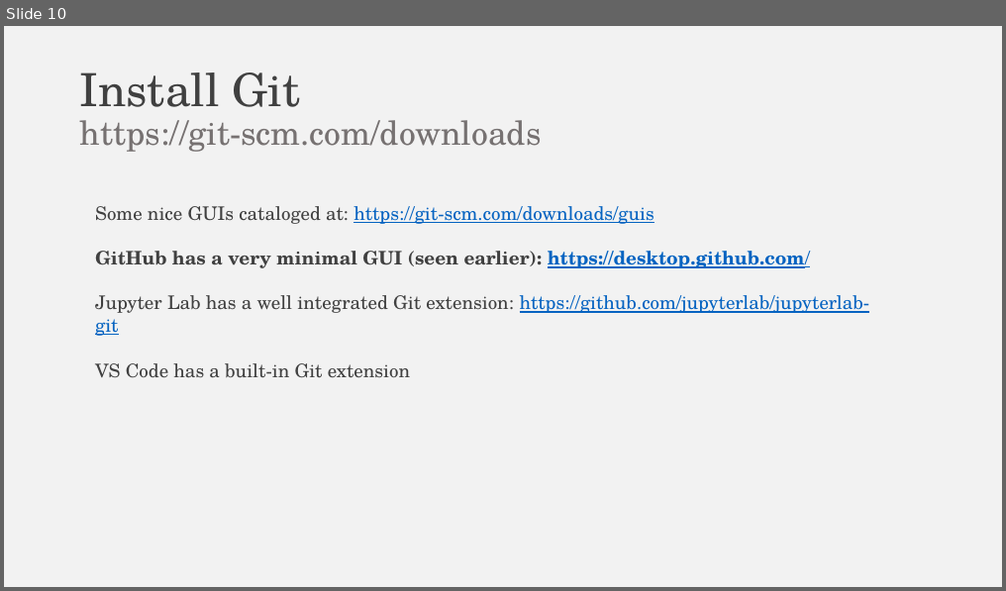
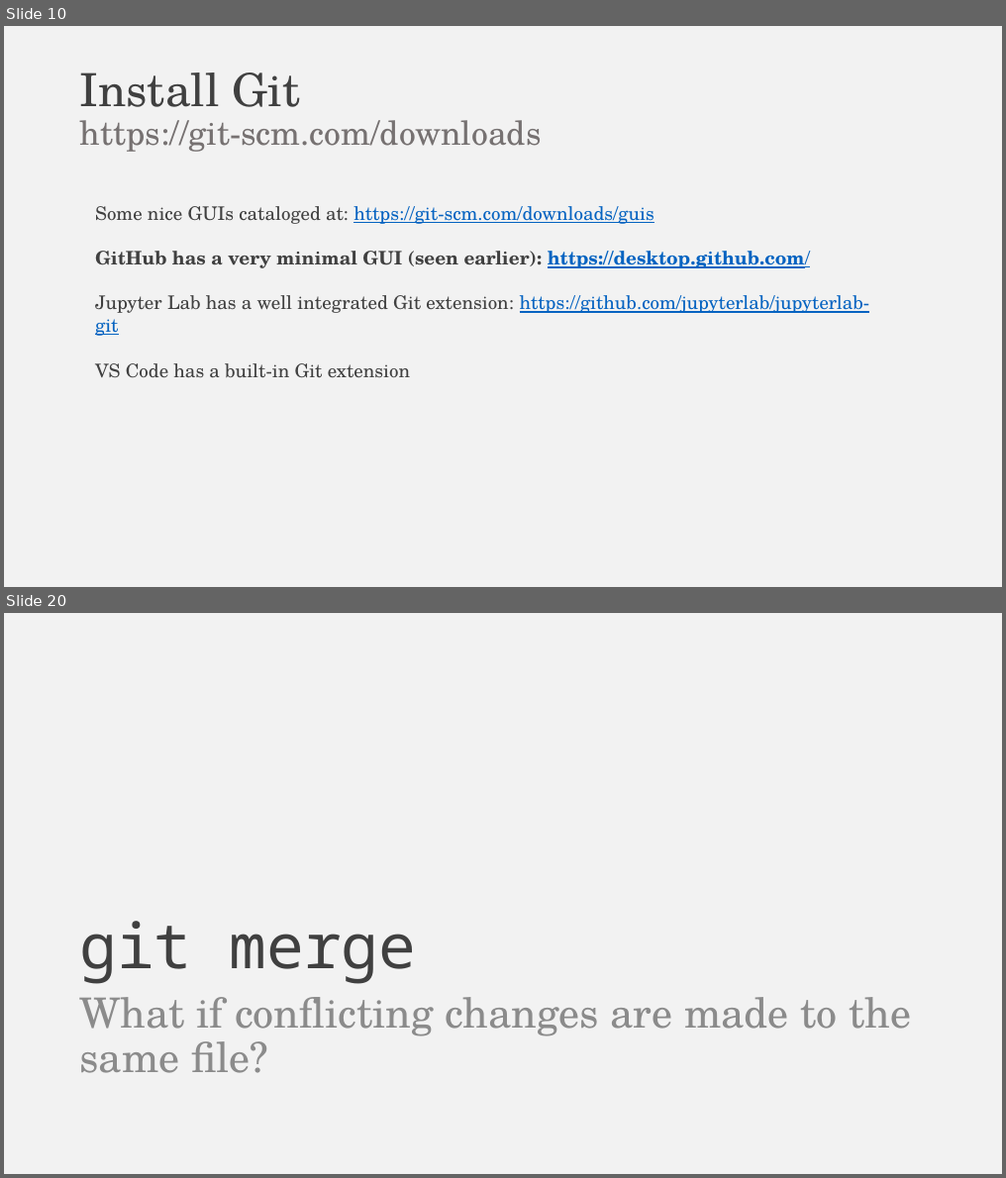
Before and after one commit to falconair/ProgrammingForAnalytics, a slide deck: lectures/050_git_version_control/Why do you need version control.pptx. Shown one above the other, each under a label of ours: slide 10 before the commit, slides 10 and 20 after it; the slides between them are not shown. The pictures are 1006x591 and 1006x1178 pixels, drawn with LibreOffice and Linux fonts; fonts in the diff are those of the drawing. Boxes give left, top, right and bottom in pixels: in the first picture for what was removed or moved away, otherwise in the second. Text is boxed around its words. In the diff, an @@ line names an element or a change of style, - is before the commit and + after.

```diff
--- a/lectures/050_git_version_control/Why do you need version control.pptx
+++ b/lectures/050_git_version_control/Why do you need version control.pptx
@@ slide 20 added at bbox=[4, 613, 1002, 1174], background #F2F2F2 @@
@@ title added at bbox=[79, 921, 417, 984], 60 pt, text #404040 @@
+git merge
@@ text added at bbox=[79, 997, 912, 1073], 40 pt, text #8C8C8C @@
+What if conflicting changes are made to the same file?
```
Also in this commit, not shown: 2 slides changed, 13 other slides added, 9 slides removed.
